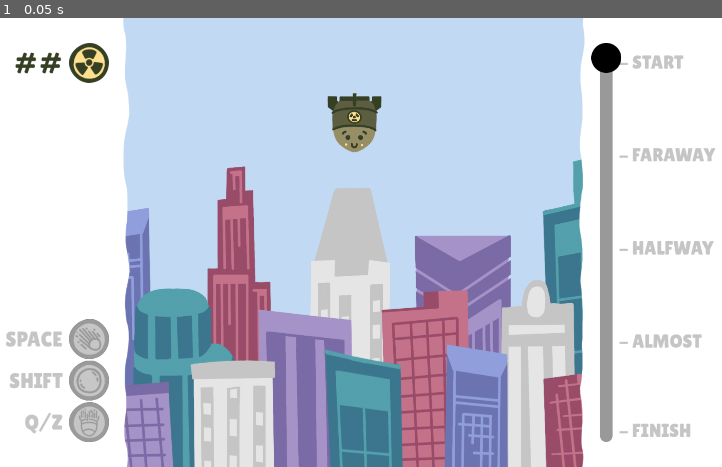
Above: before the commit, frame 1.
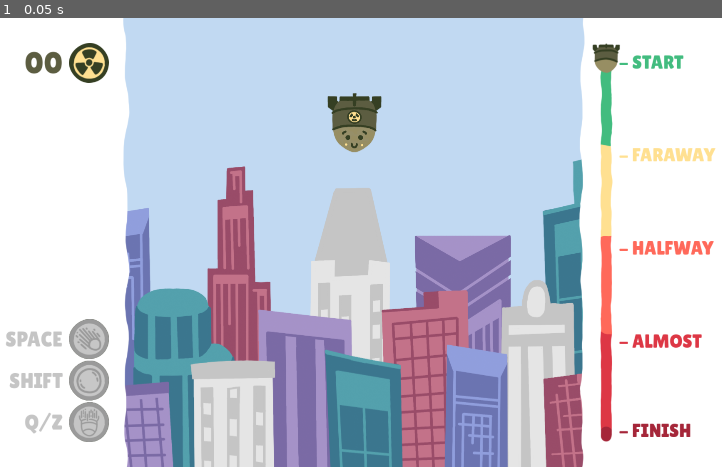
Above: after the commit, the same moment.

Repository: Hangover-Sunshine/DEFCON-JUNIOR
Game: Godot game, scene res://scenes/test/demo_art.tscn
Two runs of this game, one before a commit and one after it. Both use one fixed random seed, a clock stepped at 60 frames per second and the inputs below. This scene is started directly instead of the project's main scene.
Inputs:
- Up to frame 1 (0.05 s): no input

The runs differ from the first frame. In frame 1, 3.0% of the frame differs, in the area x 2-100%, y 5-95%.

Commit message:
GIU Polish

Diff:
--- a/prefabs/systems/giu.tscn
+++ b/prefabs/systems/giu.tscn
@@ -1,26 +1,24 @@
-[gd_scene load_steps=12 format=3 uid="uid://btqw03tb71iu3"]
+[gd_scene load_steps=13 format=3 uid="uid://btqw03tb71iu3"]
 
 [ext_resource type="FontFile" uid="uid://csvoyclvx65d2" path="res://assets/fonts/LilitaOne-Regular.ttf" id="1_4ac6w"]
 [ext_resource type="Texture2D" uid="uid://dt1fkl0xcww85" path="res://assets/ui/giu/GIU_Radiation.png" id="2_j440x"]
-[ext_resource type="Texture2D" uid="uid://buefmwvuqfjga" path="res://assets/temporary/Temp_GIU_Tracker.png" id="3_njxg2"]
 [ext_resource type="Texture2D" uid="uid://bhdar578l0kl1" path="res://assets/ui/giu/GIU_Spitfire.png" id="3_p8826"]
 [ext_resource type="Texture2D" uid="uid://pwnxli1qwvb8" path="res://assets/ui/giu/GIU_Spitfire_Cooldown.png" id="4_lthma"]
 [ext_resource type="Texture2D" uid="uid://b8ktnj21oow8s" path="res://assets/ui/giu/GIU_Bubble.png" id="5_1ud2e"]
 [ext_resource type="Texture2D" uid="uid://bqbmn341obg0r" path="res://assets/ui/giu/GIU_Boost.png" id="6_2viho"]
 [ext_resource type="Texture2D" uid="uid://dwxbhrd4oi521" path="res://assets/ui/giu/GIU_Bubble_Cooldown.png" id="6_a3115"]
 [ext_resource type="Texture2D" uid="uid://bcyslbfvf58e6" path="res://assets/ui/giu/GIU_Boost_Cooldown.png" id="8_pojcs"]
-
-[sub_resource type="StyleBoxFlat" id="StyleBoxFlat_iy4s7"]
-corner_radius_top_left = 25
-corner_radius_top_right = 25
-corner_radius_bottom_right = 25
-corner_radius_bottom_left = 25
+[ext_resource type="Texture2D" uid="uid://7koogiubtbml" path="res://assets/ui/giu/GIU_LvlTrack.png" id="9_hjyyg"]
+[ext_resource type="Texture2D" uid="uid://dkdxr81j2f2nt" path="res://assets/ui/giu/GIU_LvlProg.png" id="10_qkq24"]
+
+[sub_resource type="StyleBoxTexture" id="StyleBoxTexture_ffs5f"]
+texture = ExtResource("10_qkq24")
 expand_margin_left = 15.0
 expand_margin_right = 15.0
 
 [sub_resource type="Theme" id="Theme_g1afe"]
-VSlider/icons/grabber_disabled = ExtResource("3_njxg2")
-VSlider/styles/slider = SubResource("StyleBoxFlat_iy4s7")
+VSlider/icons/grabber_disabled = ExtResource("9_hjyyg")
+VSlider/styles/slider = SubResource("StyleBoxTexture_ffs5f")
 
 [node name="GIU" type="Control"]
 layout_mode = 3
@@ -56,10 +54,10 @@
 
 [node name="Label" type="Label" parent="GIU_MC/GIU_HBox/Left_MC/Left_VBox/Health_HBox"]
 layout_mode = 2
-theme_override_colors/font_color = Color(0.207843, 0.247059, 0.137255, 1)
+theme_override_colors/font_color = Color(0.360784, 0.364706, 0.254902, 1)
 theme_override_fonts/font = ExtResource("1_4ac6w")
 theme_override_font_sizes/font_size = 72
-text = "##"
+text = "00"
 
 [node name="TextureRect" type="TextureRect" parent="GIU_MC/GIU_HBox/Left_MC/Left_VBox/Health_HBox"]
 layout_mode = 2
@@ -93,6 +91,7 @@
 layout_mode = 2
 offset_right = 96.0
 offset_bottom = 96.0
+step = 0.01
 value = 100.0
 fill_mode = 5
 texture_progress = ExtResource("4_lthma")
@@ -119,6 +118,7 @@
 layout_mode = 0
 offset_right = 96.0
 offset_bottom = 96.0
+step = 0.01
 value = 100.0
 fill_mode = 5
 texture_progress = ExtResource("6_a3115")
@@ -145,6 +145,7 @@
 layout_mode = 0
 offset_right = 96.0
 offset_bottom = 96.0
+step = 0.01
 value = 100.0
 fill_mode = 5
 texture_progress = ExtResource("8_pojcs")
@@ -170,6 +171,7 @@
 custom_minimum_size = Vector2(30, 0)
 layout_mode = 2
 theme = SubResource("Theme_g1afe")
+step = 0.01
 value = 100.0
 editable = false
 scrollable = false
@@ -177,46 +179,46 @@
 [node name="VBoxContainer" type="VBoxContainer" parent="GIU_MC/GIU_HBox/Right_MC/HBoxContainer"]
 layout_mode = 2
 
-[node name="Label2" type="Label" parent="GIU_MC/GIU_HBox/Right_MC/HBoxContainer/VBoxContainer"]
+[node name="Start_Label" type="Label" parent="GIU_MC/GIU_HBox/Right_MC/HBoxContainer/VBoxContainer"]
 custom_minimum_size = Vector2(0, 72)
 layout_mode = 2
-theme_override_colors/font_color = Color(0.772549, 0.772549, 0.772549, 1)
+theme_override_colors/font_color = Color(0.258824, 0.737255, 0.498039, 1)
 theme_override_fonts/font = ExtResource("1_4ac6w")
 theme_override_font_sizes/font_size = 45
 text = "- START"
 vertical_alignment = 2
 
-[node name="Label3" type="Label" parent="GIU_MC/GIU_HBox/Right_MC/HBoxContainer/VBoxContainer"]
+[node name="Faraway_Label" type="Label" parent="GIU_MC/GIU_HBox/Right_MC/HBoxContainer/VBoxContainer"]
 custom_minimum_size = Vector2(0, 220.75)
 layout_mode = 2
-theme_override_colors/font_color = Color(0.772549, 0.772549, 0.772549, 1)
+theme_override_colors/font_color = Color(1, 0.878431, 0.568627, 1)
 theme_override_fonts/font = ExtResource("1_4ac6w")
 theme_override_font_sizes/font_size = 45
 text = "- FARAWAY"
 vertical_alignment = 2
 
-[node name="Label4" type="Label" parent="GIU_MC/GIU_HBox/Right_MC/HBoxContainer/VBoxContainer"]
+[node name="Halfway_Label" type="Label" parent="GIU_MC/GIU_HBox/Right_MC/HBoxContainer/VBoxContainer"]
 custom_minimum_size = Vector2(0, 220.75)
 layout_mode = 2
-theme_override_colors/font_color = Color(0.772549, 0.772549, 0.772549, 1)
+theme_override_colors/font_color = Color(1, 0.411765, 0.352941, 1)
 theme_override_fonts/font = ExtResource("1_4ac6w")
 theme_override_font_sizes/font_size = 45
 text = "- HALFWAY"
 vertical_alignment = 2
 
-[node name="Label5" type="Label" parent="GIU_MC/GIU_HBox/Right_MC/HBoxContainer/VBoxContainer"]
+[node name="Almost_Label" type="Label" parent="GIU_MC/GIU_HBox/Right_MC/HBoxContainer/VBoxContainer"]
 custom_minimum_size = Vector2(0, 220.75)
 layout_mode = 2
-theme_override_colors/font_color = Color(0.772549, 0.772549, 0.772549, 1)
+theme_override_colors/font_color = Color(0.866667, 0.215686, 0.270588, 1)
 theme_override_fonts/font = ExtResource("1_4ac6w")
 theme_override_font_sizes/font_size = 45
 text = "- ALMOST"
 vertical_alignment = 2
 
-[node name="Label6" type="Label" parent="GIU_MC/GIU_HBox/Right_MC/HBoxContainer/VBoxContainer"]
+[node name="Finish_Label" type="Label" parent="GIU_MC/GIU_HBox/Right_MC/HBoxContainer/VBoxContainer"]
 custom_minimum_size = Vector2(0, 210)
 layout_mode = 2
-theme_override_colors/font_color = Color(0.772549, 0.772549, 0.772549, 1)
+theme_override_colors/font_color = Color(0.647059, 0.14902, 0.223529, 1)
 theme_override_fonts/font = ExtResource("1_4ac6w")
 theme_override_font_sizes/font_size = 45
 text = "- FINISH"
Binary file added: assets/ui/giu/GIU_LvlProg.png
Not shown, added: assets/ui/giu/GIU_LvlProg.png.import
Binary file added: assets/ui/giu/GIU_LvlTrack.png
Not shown, added: assets/ui/giu/GIU_LvlTrack.png.import
